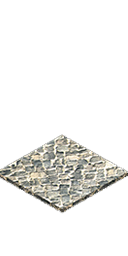
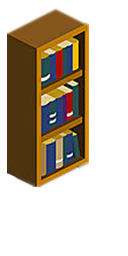
Layers edited between the first and the second 128×256 image:
showed "etagere copie", painted on it over [7, 8, 100, 197]
renamed "exterieur" to "Capture d’écran 2015-11-18 à 13.01.10", hid it, moved it above "Capture d’écran 2015-10-22 à 16.42.33 copie 2", painted on it over [0, 134, 128, 214]
